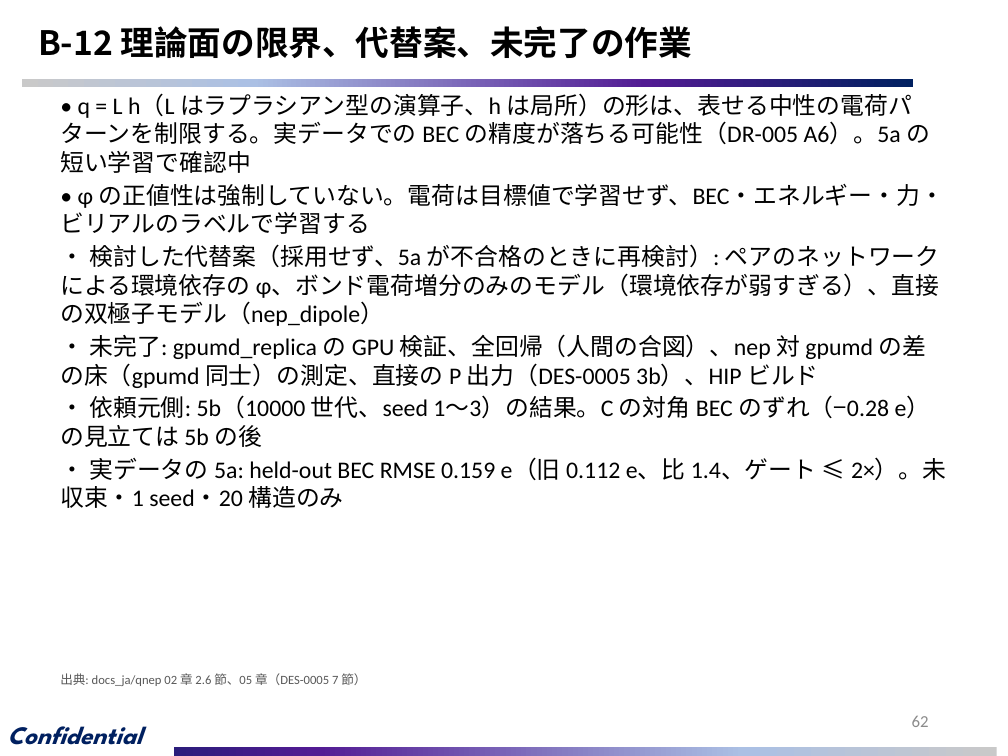
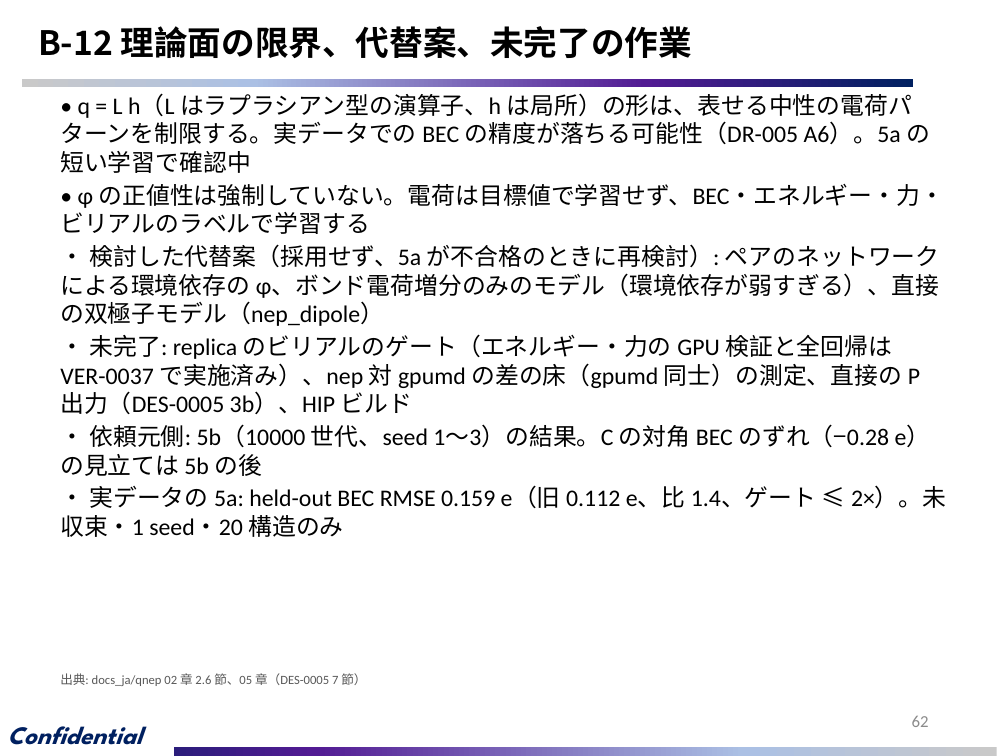
Before and after one commit to mkatouda/GPUMD, a slide deck: slide 62 of docs_ja/slides/GPUMD_dftd_qnep_report.pptx. Drawn at 1008x756 pixels with LibreOffice and Linux fonts; fonts in the diff are those of the drawing; background and template pictures are left out. Boxes give left, top, right and bottom in pixels: in the first picture for what was removed or moved away, otherwise in the second. Text is boxed around its words. In the diff, an @@ line names an element or a change of style, - is before the commit and + after.

Commit message:
docs_ja: update for the upstream merge (5c67f365): replica now inside gpumd, legacy format conversion, UPSTREAM-0003 withdrawn, deck rebuilt (DR-001..006)
- qnep/dftd/workreport/slides scripts: gpumd_replica and main_replica replaced by multi_replica (energy/force verified, no BEC, virial not verified); dftd2/dftd3 not available in multi_replica; dftd3 upstream changes not adopted.
- UPSTREAM-0003 described as withdrawn, fixed upstream by c79ed9a4; full regression done on the merged tree (VER-0037).
- GPUMD_dftd_qnep_report.pptx regenerated (27 main + 37 appendix).

```diff
--- a/docs_ja/slides/GPUMD_dftd_qnep_report.pptx
+++ b/docs_ja/slides/GPUMD_dftd_qnep_report.pptx
@@ text at bbox=[60, 334, 920, 414]: text changed @@
-• 未完了: gpumd_replica の GPU 検証、全回帰（人間の合図）、nep 対 gpumd の差の床（gpumd 同士）の測定、直接の P 出力（DES-0005 3b）、HIP ビルド
+• 未完了: replica のビリアルのゲート（エネルギー・力の GPU 検証と全回帰は VER-0037 で実施済み）、nep 対 gpumd の差の床（gpumd 同士）の測定、直接の P 出力（DES-0005 3b）、HIP ビルド
```
Also in this commit, not shown: 9 other slides changed, 15 other files.
